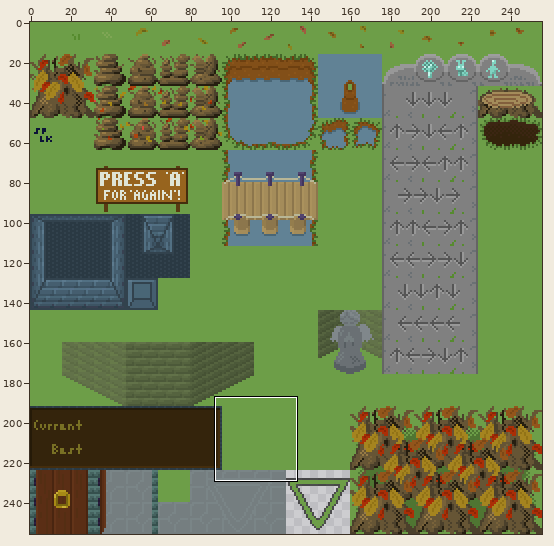
Sprite sheet: src/data/image/8-outdoors.png. The first picture is a wide view before the edit; the outline marks the close-up.
Close-up. Before:
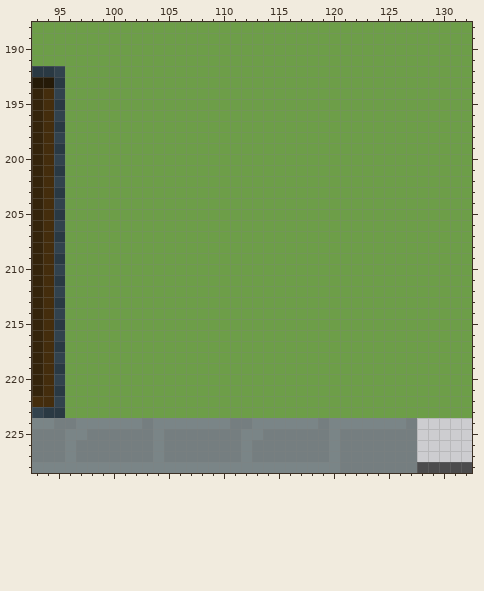
The file is 256x256 pixels. Colours within 5 levels of each other are drawn and written as one. Shown: x 93..132, y 188..228. The commit also changed other parts of the picture, which this record leaves out.
New version:
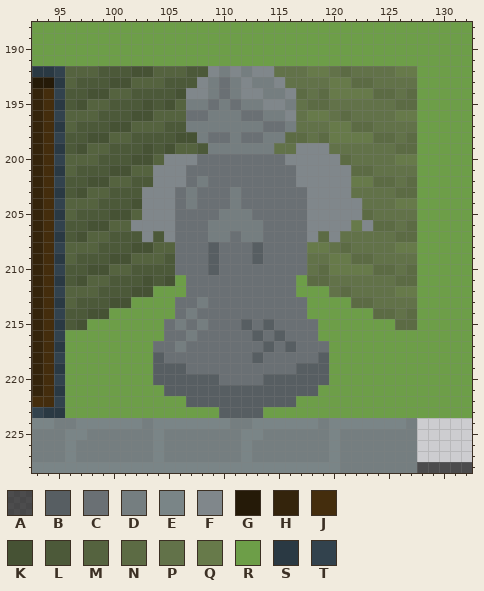
Palette (. is transparent): A #000000a0  B #575e62  C #6a7074  D #757e80  E #7a8587  F #80878b  G #251a08  H #34240c  J #442d0d  K #465234  L #4c5939  M #55633f  N #5c6b44  P #627249  Q #677a4a  R #6d9e48  S #2a3943  T #32424d
From old to new:
@@ x 93..132 @@
 191 RRRRRRRRRRRRRRRRRRRRRRRRRRRRRRRRRRRRRRRR
-192 SSTRRRRRRRRRRRRRRRRRRRRRRRRRRRRRRRRRRRRR
-193 GGSRRRRRRRRRRRRRRRRRRRRRRRRRRRRRRRRRRRRR
-194 HJTRRRRRRRRRRRRRRRRRRRRRRRRRRRRRRRRRRRRR
-195 HJSRRRRRRRRRRRRRRRRRRRRRRRRRRRRRRRRRRRRR
-196 HJTRRRRRRRRRRRRRRRRRRRRRRRRRRRRRRRRRRRRR
-197 HJSRRRRRRRRRRRRRRRRRRRRRRRRRRRRRRRRRRRRR
-198 HJTRRRRRRRRRRRRRRRRRRRRRRRRRRRRRRRRRRRRR
-199 HJSRRRRRRRRRRRRRRRRRRRRRRRRRRRRRRRRRRRRR
-200 HJTRRRRRRRRRRRRRRRRRRRRRRRRRRRRRRRRRRRRR
-201 HJSRRRRRRRRRRRRRRRRRRRRRRRRRRRRRRRRRRRRR
-202 HJTRRRRRRRRRRRRRRRRRRRRRRRRRRRRRRRRRRRRR
-203 HJSRRRRRRRRRRRRRRRRRRRRRRRRRRRRRRRRRRRRR
-204 HJTRRRRRRRRRRRRRRRRRRRRRRRRRRRRRRRRRRRRR
-205 HJSRRRRRRRRRRRRRRRRRRRRRRRRRRRRRRRRRRRRR
-206 HJTRRRRRRRRRRRRRRRRRRRRRRRRRRRRRRRRRRRRR
-207 HJSRRRRRRRRRRRRRRRRRRRRRRRRRRRRRRRRRRRRR
-208 HJTRRRRRRRRRRRRRRRRRRRRRRRRRRRRRRRRRRRRR
-209 HJSRRRRRRRRRRRRRRRRRRRRRRRRRRRRRRRRRRRRR
-210 HJTRRRRRRRRRRRRRRRRRRRRRRRRRRRRRRRRRRRRR
-211 HJSRRRRRRRRRRRRRRRRRRRRRRRRRRRRRRRRRRRRR
-212 HJTRRRRRRRRRRRRRRRRRRRRRRRRRRRRRRRRRRRRR
-213 HJSRRRRRRRRRRRRRRRRRRRRRRRRRRRRRRRRRRRRR
-214 HJTRRRRRRRRRRRRRRRRRRRRRRRRRRRRRRRRRRRRR
-215 HJSRRRRRRRRRRRRRRRRRRRRRRRRRRRRRRRRRRRRR
-216 HJTRRRRRRRRRRRRRRRRRRRRRRRRRRRRRRRRRRRRR
-217 HJSRRRRRRRRRRRRRRRRRRRRRRRRRRRRRRRRRRRRR
-218 HJTRRRRRRRRRRRRRRRRRRRRRRRRRRRRRRRRRRRRR
-219 HJSRRRRRRRRRRRRRRRRRRRRRRRRRRRRRRRRRRRRR
-220 HJTRRRRRRRRRRRRRRRRRRRRRRRRRRRRRRRRRRRRR
-221 HJSRRRRRRRRRRRRRRRRRRRRRRRRRRRRRRRRRRRRR
-222 JJTRRRRRRRRRRRRRRRRRRRRRRRRRRRRRRRRRRRRR
-223 TSSRRRRRRRRRRRRRRRRRRRRRRRRRRRRRRRRRRRRR
+192 SSTMMMLLLKKMMMLLFDFDFFPPPQQPNPPPPQQRRRRR
+193 GGSMLLLKKMMMLLLFDCDFDDFPPPPQQNNPPPPRRRRR
+194 HJTLLKKMMLLLLKFFDCDFFDDFNPNQQQQNNPNRRRRR
+195 HJSLKMMLLLKLKMDDCDCDDFFDPNNPPPPPPNNRRRRR
+196 HJTMMMLLLKKMMMCCDDDCCDDFPQQPNPPPPQQRRRRR
+197 HJSMLLLKKMMMLLDDDDDDDCCDPPPQQNNPPPPRRRRR
+198 HJTLLKKMMLLLLKKDCCDCCDDNNPNQQQQNNPNRRRRR
+199 HJSLKMMLLLKLKMMLDDDDDDPPFFFPPPPPPNNRRRRR
+200 HJTMMMLLLKKMFFFCCCCCCCCFFFFFNPPPPQQRRRRR
+201 HJSMLLLKKMMFFFCCCCCCCCCCFFFFFNNPPPPRRRRR
+202 HJTLLKKMMLLFFFCDCCCCCCCCFFFFFQQNNPNRRRRR
+203 HJSLKMMLLLFFFCDCCCDCCCCCCFFFFPPPPNNRRRRR
+204 HJTMMMLLLKFFFCDCCCDCCCCCCFFFFFPPPQQRRRRR
+205 HJSMLLLKKMFFFCCCCDDDCCCCCFFFFFNPPPPRRRRR
+206 HJTLLKKMMFFFFCCCDDDDDCCCCFFFFQFNNPNRRRRR
+207 HJSLKMMLLLFLFCCCDDCDDCCCCFNFPPPPPNNRRRRR
+208 HJTMMMLLLKKMMCCCBCCCBCCCCQQPNPPPPQQRRRRR
+209 HJSMLLLKKMMMLCCCBCCCBCCCCPPQQNNPPPPRRRRR
+210 HJTLLKKMMLLLLCCCBCCCCCCCCPNQQQQNNPNRRRRR
+211 HJSLKMMLLLKLKRCCCCCCCCCCRNNPPPPPPNNRRRRR
+212 HJTMMMLLLKKRRRCCCCCCCCCCRRRPNPPPPQQRRRRR
+213 HJSMLLLKKRRRRCCDCCCCCCCCCRRRRNNPPPPRRRRR
+214 HJTLLKKRRRRRRCDCCCCCCCCCCRRRRRRNNPNRRRRR
+215 HJSLKRRRRRRRCDCDCCCBCBCCCCRRRRRRRNNRRRRR
+216 HJTRRRRRRRRRCCDCCCCCBCBCCCRRRRRRRRRRRRRR
+217 HJSRRRRRRRRCCDCCCCCCCBCBCCCRRRRRRRRRRRRR
+218 HJTRRRRRRRRBCCCCCCCCBCCCCCBRRRRRRRRRRRRR
+219 HJSRRRRRRRRBBBCCCCCCCCCCBBBRRRRRRRRRRRRR
+220 HJTRRRRRRRRBBBBBBCCCCBBBBBBRRRRRRRRRRRRR
+221 HJSRRRRRRRRRBBBBBBBBBBBBBBRRRRRRRRRRRRRR
+222 JJTRRRRRRRRRRRBBBBBBBBBBRRRRRRRRRRRRRRRR
+223 TSSRRRRRRRRRRRRRRBBBBRRRRRRRRRRRRRRRRRRR
 224 EEDDEEEEEEDEEEEEEEDDEEEEEEDEEEEEEED.....
Pixel boxes of the changes (left, top, right, bottom) in both close-ups:
changed: (65, 66, 417, 418)
